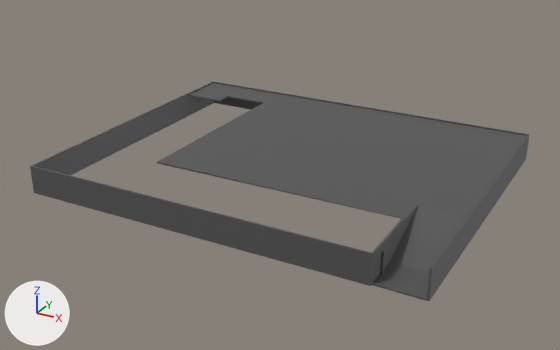
An edit to the FBX model Exports/Maison/beton_ext.fbx, drawn before and after from the same camera.
Before and after are seen from a camera (50 mm lens) standing at (90.1, -206.7, 97.6) and looking at (-25.2, 2.9, -7.2). Every picture has the same lights, and +X, +Y and +Z are marked at lower left. Where no turn or scale is listed for an object, it has been applied to the vertices.

Objects in the first picture: 'beton_ext', 'contour_beton'.
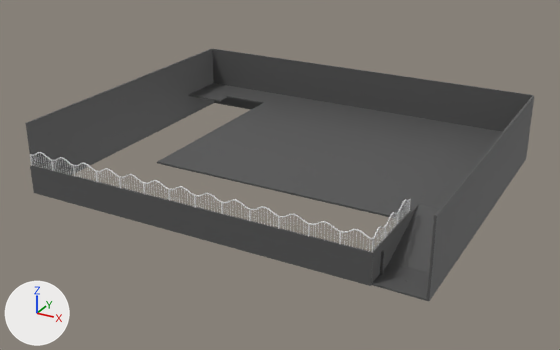
Location of each change, [x1, y1, x2, y2] in pixels of the pictures (560 x 350 px):
'contour_beton', reshaped (14% taller)
    before: [30, 81, 529, 301]
    after: [25, 49, 534, 301]
'Cylinder.012', added
    after: [30, 152, 411, 253]
part 1 of me_cube_003, built on
    before: [31, 82, 529, 268]
    after: [25, 49, 534, 268]

Patch to the scene script:
```diff
--- a/Exports/Maison/beton_ext.fbx.py
+++ b/Exports/Maison/beton_ext.fbx.py
@@ me_cube_003 @@
 # used by ob_contour_beton; location = (-31.2, -44.1, -9.2)
-me_cube_003.from_pydata(...)  # 32 vertices, 30 faces; spans x -59.2..74.4, y -0.3..106.0, z 0.0..9.5
+me_cube_003.from_pydata(...)  # 42 vertices, 42 faces; spans x -59.2..74.4, y -0.3..106.0, z 0.0..23.9
+# me_cube_003 part 1
+# 3 faces are deleted
+# 4 vertices in x -58.6..59.0, y -0.3..0.3, z 9.5 move by (0.0, 0.0, 0.3)
+# 1 vertex is added at (-58.6, 0.3, 23.9)
+# 9 new vertices lie (0.0, 0.0, 14.4) away from vertices in x -59.2..74.4, y 0.0..106.0, z 9.5
+# 15 new faces join them
 me_cube_003.materials.append(mat_beton)
@@ me_cylinder_012 @@
+me_cylinder_012.from_pydata(...)  # 3332 vertices, 2329 faces; spans x -1.0..116.6, y -0.2..26.9, z -0.3..5.6
@@ ob_cylinder_012 @@
+ob_cylinder_012 = bpy.data.objects.new('Cylinder.012', me_cylinder_012)
+ob_cylinder_012.location = (-89.0, -44.1, 0.5)
```
